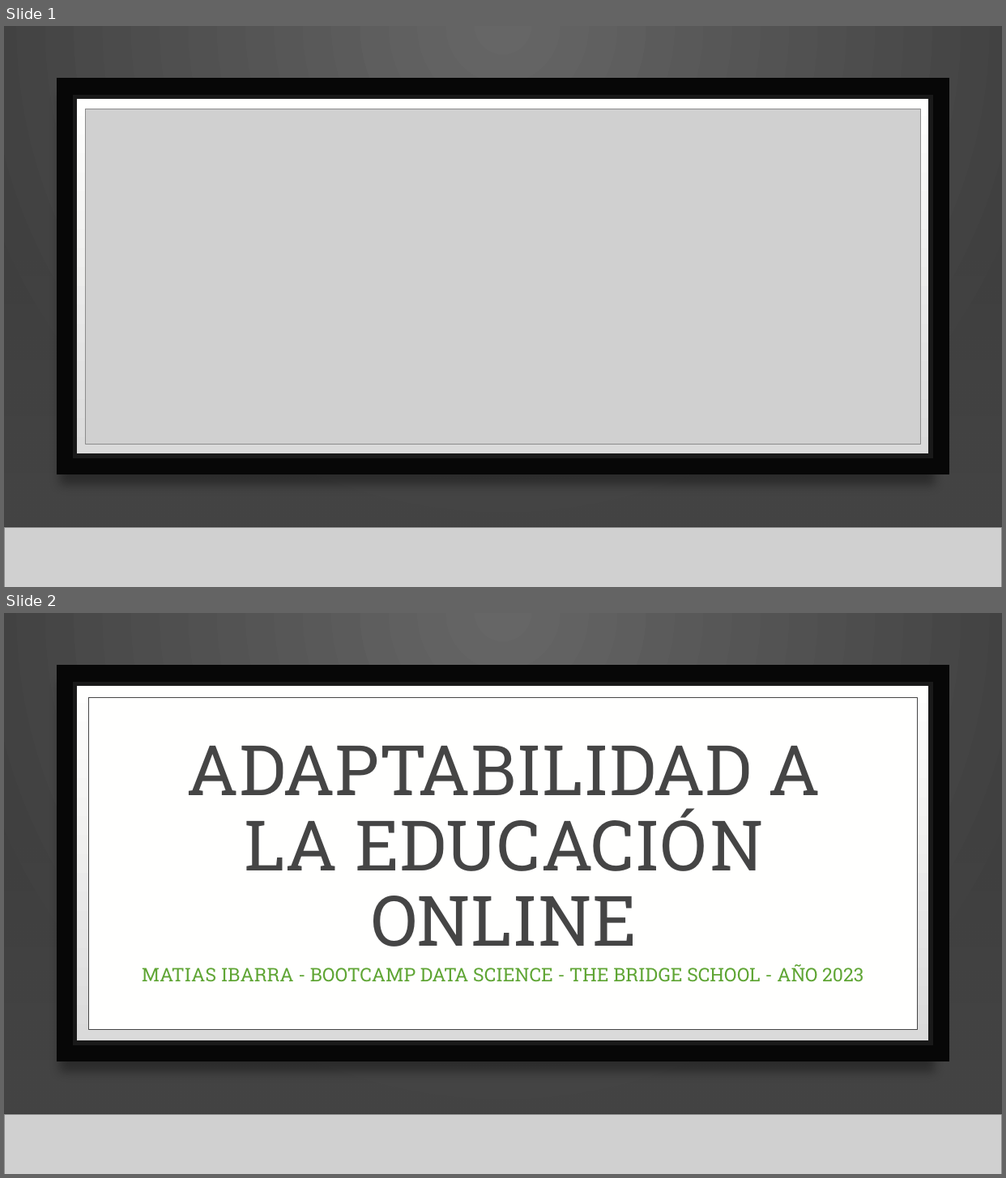
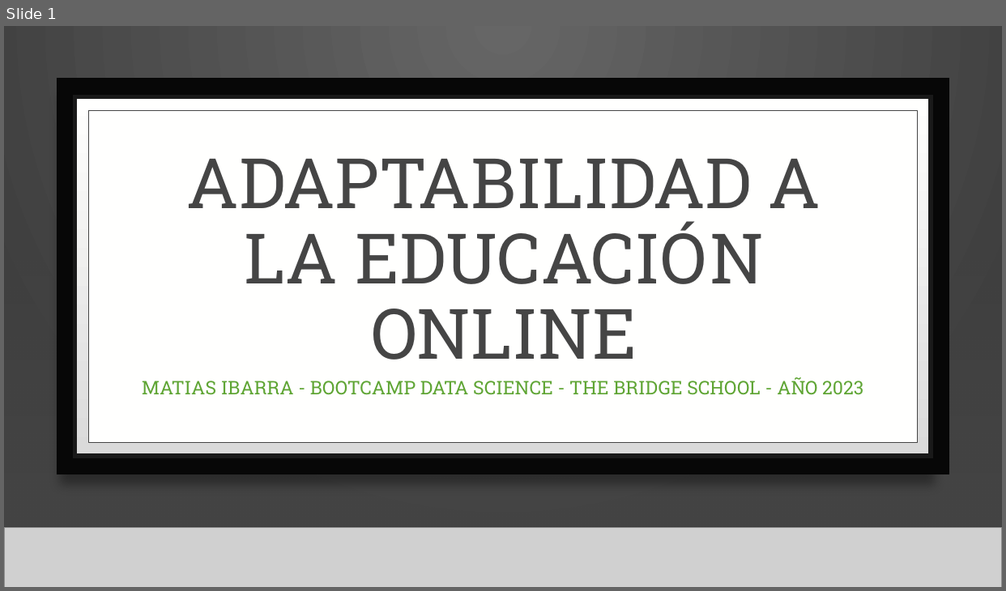
Before and after one commit to Matias-Ibarra/Proyecto_ML, a slide deck: docs/presentación.pptx. Shown one above the other, each under a label of ours: slides 1 and 2 before the commit, slide 1 after it. The pictures are 1006x1178 and 1006x591 pixels, drawn with LibreOffice and Linux fonts; fonts in the diff are those of the drawing; grey boxes stand for pictures; background and template pictures are left out. Boxes give left, top, right and bottom in pixels: in the first picture for what was removed or moved away, otherwise in the second. Text is boxed around its words. In the diff, an @@ line names an element or a change of style, - is before the commit and + after.

```diff
--- a/docs/presentación.pptx
+++ b/docs/presentación.pptx
@@ slide 1 removed at [4, 26, 1002, 587], background gradient #666666 to #3F3F3F; not listed: 2 template elements that a slide beside it also shows @@
@@ rectangle removed at [4, 26, 1002, 587] @@
@@ rectangle removed at [57, 79, 949, 476] @@
@@ rectangle removed at [75, 97, 931, 456] @@
@@ picture removed at [86, 109, 920, 444] @@
@@ rectangle removed at [88, 110, 918, 443] @@
@@ rectangle removed at [4, 190, 1002, 527] @@
@@ rectangle removed at [4, 191, 1002, 527] @@
@@ line removed from (4, 529) to (1002, 529) @@
@@ line removed from (4, 527) to (1002, 527) @@
@@ picture removed at [4, 528, 1002, 587] @@
@@ what was slide 2 is now slide 1 @@
```
Also in this commit, not shown: 7 slides changed, 1 slide added.
